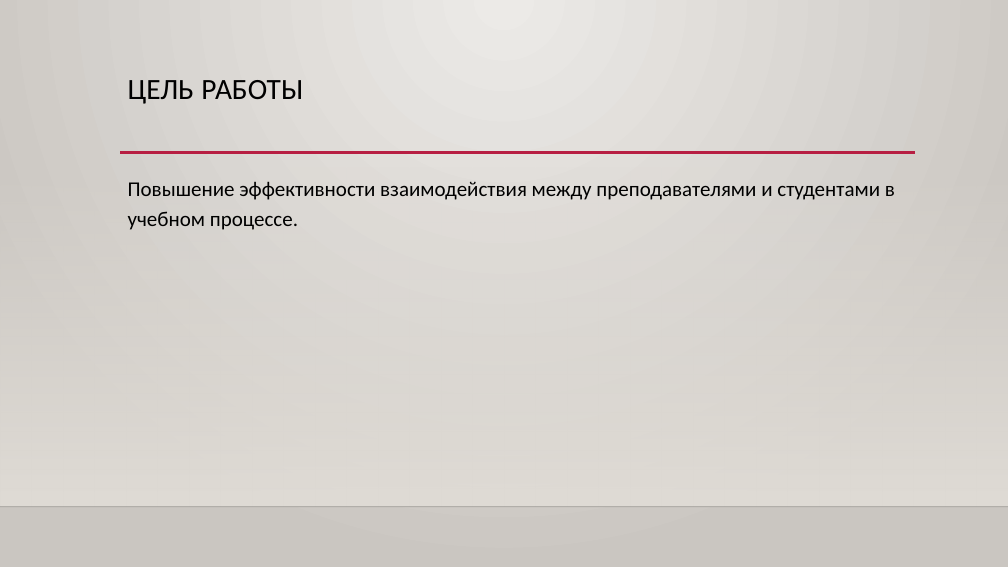
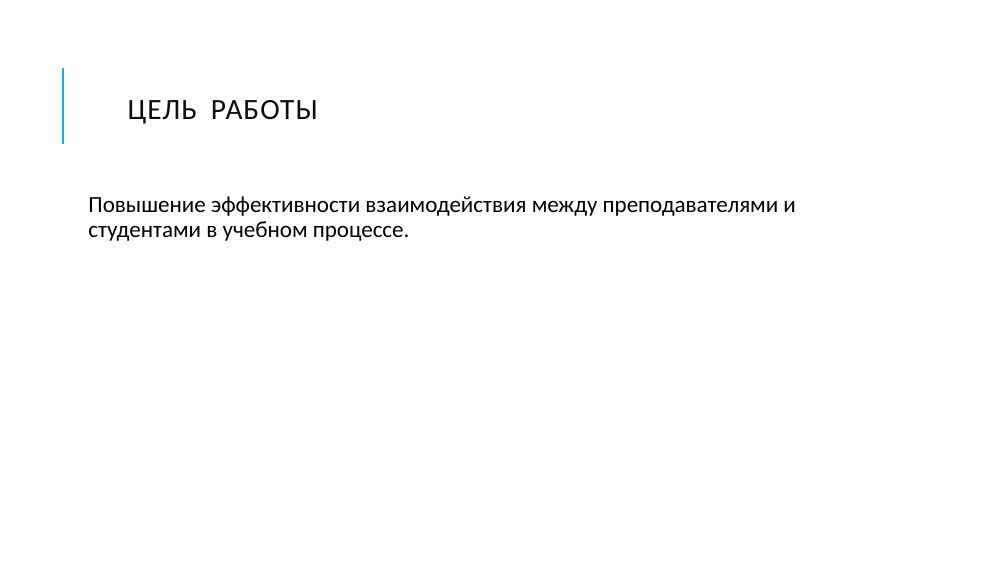
Before and after one commit to mpozdeevf/Diploma, a slide deck: slide 2 of Презентация ВКР Бакалавра.pptx. Drawn at 1008x567 pixels with LibreOffice and Linux fonts; fonts in the diff are those of the drawing; background and template pictures are left out. Boxes give left, top, right and bottom in pixels: in the first picture for what was removed or moved away, otherwise in the second. Text is boxed around its words. In the diff, an @@ line names an element or a change of style, - is before the commit and + after.

```diff
--- a/Презентация ВКР Бакалавра.pptx
+++ b/Презентация ВКР Бакалавра.pptx
@@ background gradient #ECEAE7 to #CAC7C1 to #FFFFFF @@
@@ line added from (63, 144) to (63, 68), #1CADE4 1.5 pt @@
@@ title "ЦЕЛЬ РАБОТЫ" at bbox=[128, 100, 318, 124]: text colour #000000 to #0D0D0D, letter spacing 0 to 1 pt; line spacing 0.9 to 0.8; vertical alignment top to middle @@
@@ rectangle removed at bbox=[0, 167, 1008, 507] @@
@@ line removed from (120, 153) to (915, 153) @@
@@ text "Повышение эффективности взаимодействия между преподавателями ...": place and size @@
-text "Повышение эффективности взаимодействия между преподавателями ..." at bbox=[128, 181, 895, 230]
+text "Повышение эффективности взаимодействия между преподавателями ..." at bbox=[88, 196, 795, 241]
@@ text "Повышение эффективности взаимодействия между преподавателями ..." at bbox=[88, 196, 795, 241]: size 20 to 22 pt; line spacing 1.2 to 0.9; more space between paragraphs @@
@@ line removed from (0, 507) to (1008, 507) @@
```
Also in this commit, not shown: 6 other slides changed, 4 slides added, 2 other files.
